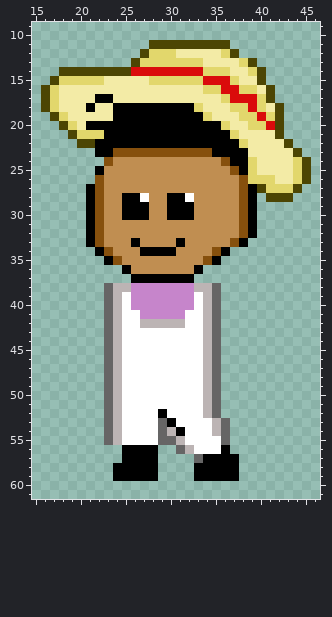
Sprite sheet, stored at src/asset/img/persoWalkB.png. This is how it looked before the edit.
The file is 70x70 pixels. Shown: x 15..46, y 9..61.
After:
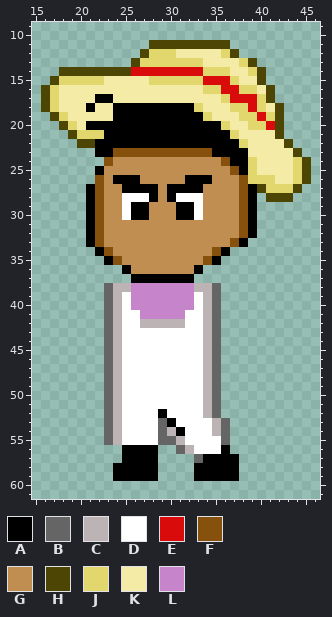
Palette (. is transparent): A #000000  B #666565  C #bcb4b4  D #ffffff  E #da0b0b  F #86500d  G #c08e51  H #4c4503  J #e2d76c  K #f3eba6  L #c685cb
Difference:
@@ x 22..36 @@
 25 AGGGGGGGGGGGGGG
-26 FGGGGGGGGGGGGGG
-27 FGGGGGGGGGGGGGG
-28 FGGAADGGAADGGGG
-29 FGGAAAGGAAAGGGG
-30 FGGAAAGGAAAGGGG
+26 FGAAAGGGGGAAAGG
+27 FGGAAAAGAAAAGGG
+28 FGGDDDAGADDDGGG
+29 FGGDAAGGGAADGGG
+30 FGGDAAGGGAADGGG
 31 FGGGGGGGGGGGGGG
 32 FGGGGGGGGGGGGGG
-33 FGGGAGGGGAGGGGG
-34 AFGGGAAAAGGGGFA
+33 FGGGGGGGGGGGGGG
+34 AFGGGGGGGGGGGFA
 35 .AFGGGGGGGGGFA.
Where, in picture pixels (left, top, right, bottom), the same in both pictures:
changed: (113, 175, 212, 256)
